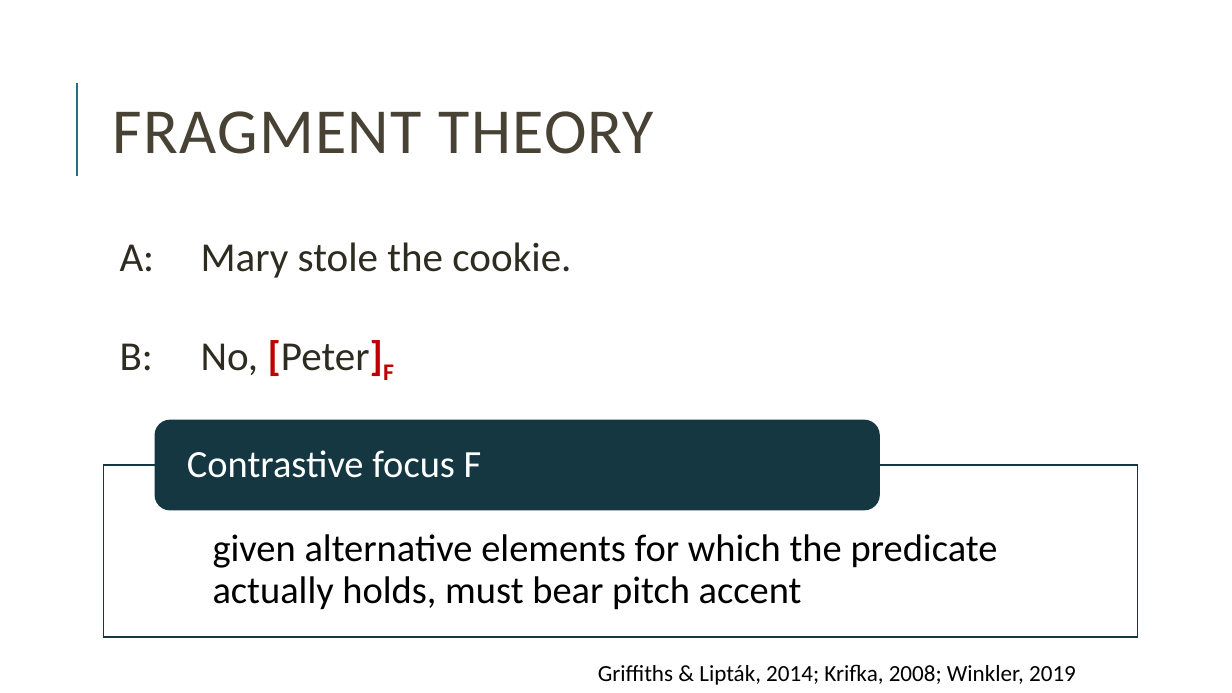
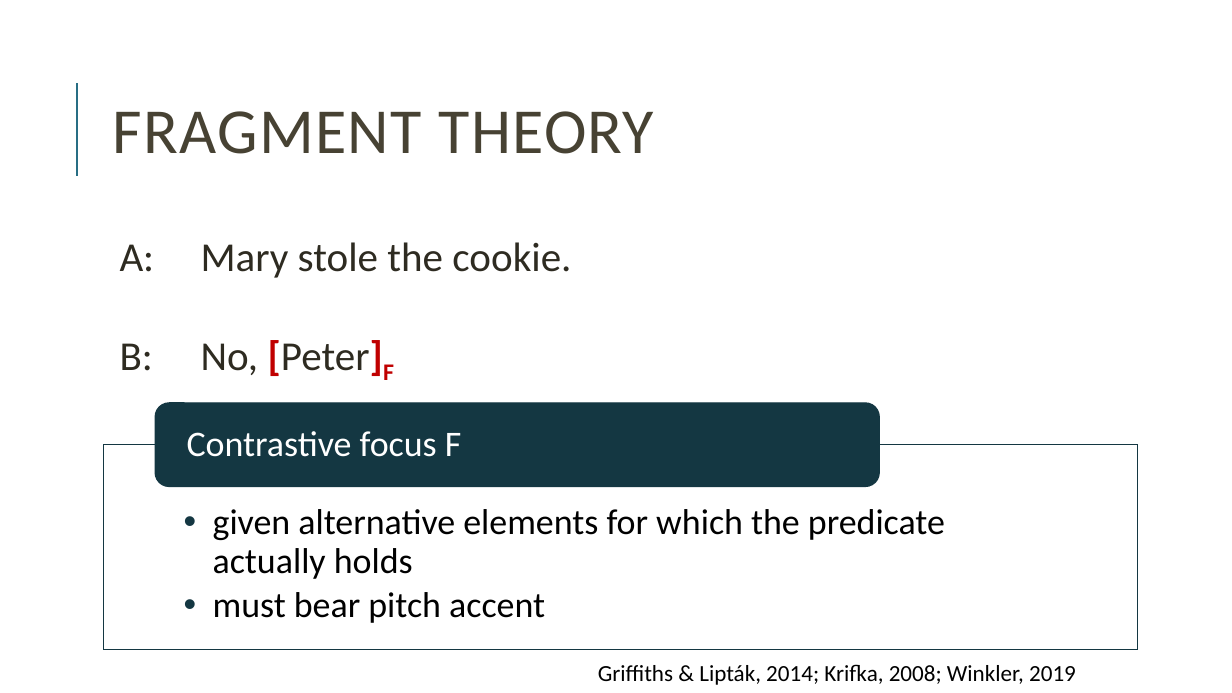
Before and after one commit to miriamschiele/MA, a slide deck: slide 8 of presentation/Miriam Schiele, MA presentation.pptx. Drawn at 1232x693 pixels with LibreOffice and Linux fonts; fonts in the diff are those of the drawing. Boxes give left, top, right and bottom in pixels: in the first picture for what was removed or moved away, otherwise in the second. Text is boxed around its words. In the diff, an @@ line names an element or a change of style, - is before the commit and + after.

```diff
--- a/presentation/Miriam Schiele, MA presentation.pptx
+++ b/presentation/Miriam Schiele, MA presentation.pptx
@@ rounded rectangle: place and size @@
-rounded rectangle at <box>155,421,880,510</box>
+rounded rectangle at <box>155,403,880,486</box>
@@ text "Contrastive focus F": place and size @@
-text "Contrastive focus F" at <box>187,450,482,478</box>
+text "Contrastive focus F" at <box>187,431,461,457</box>
@@ text "Contrastive focus F" at <box>187,431,461,457</box>: size 30 to 28 pt @@
@@ rectangle: place and size @@
-rectangle at <box>104,465,1138,637</box>
+rectangle at <box>104,445,1138,650</box>
@@ text at <box>213,509,945,623</box>: text changed; size 30 to 28 pt @@
-  • given alternative elements for which the predicate actually holds, must bear pitch accent
+  • given alternative elements for which the predicate actually holds
+  • must bear pitch accent
```
Also in this commit, not shown: 10 other slides changed, 4 slides added, 4 slides removed, 1 other file.
